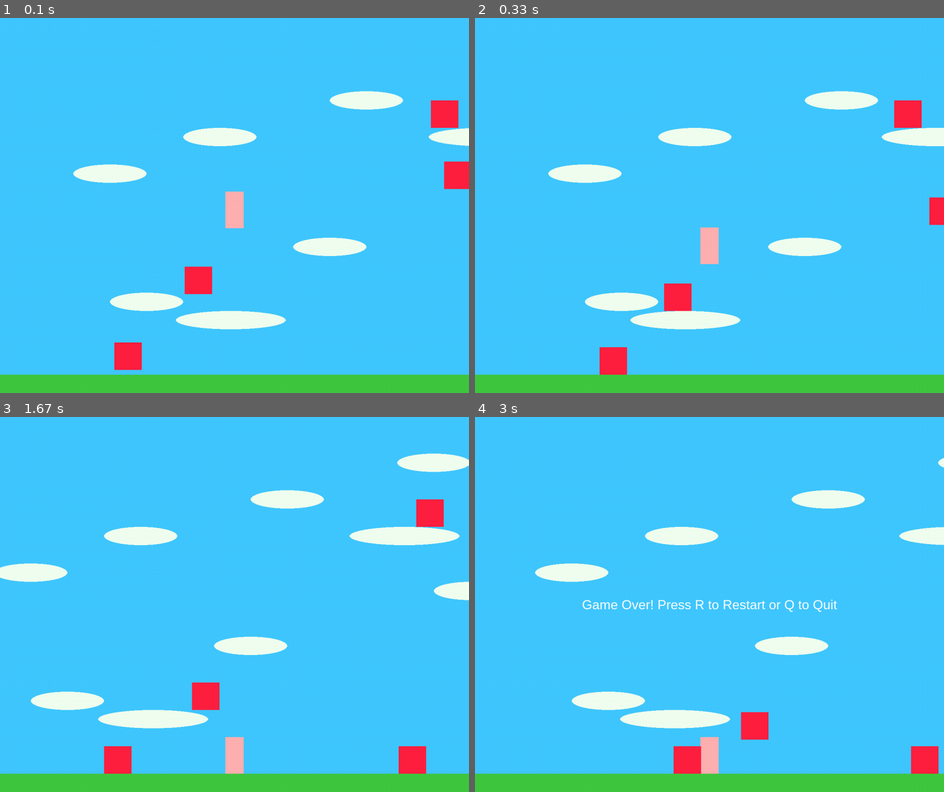
Above: before the commit, frames 1-4 (two rows, left to right).
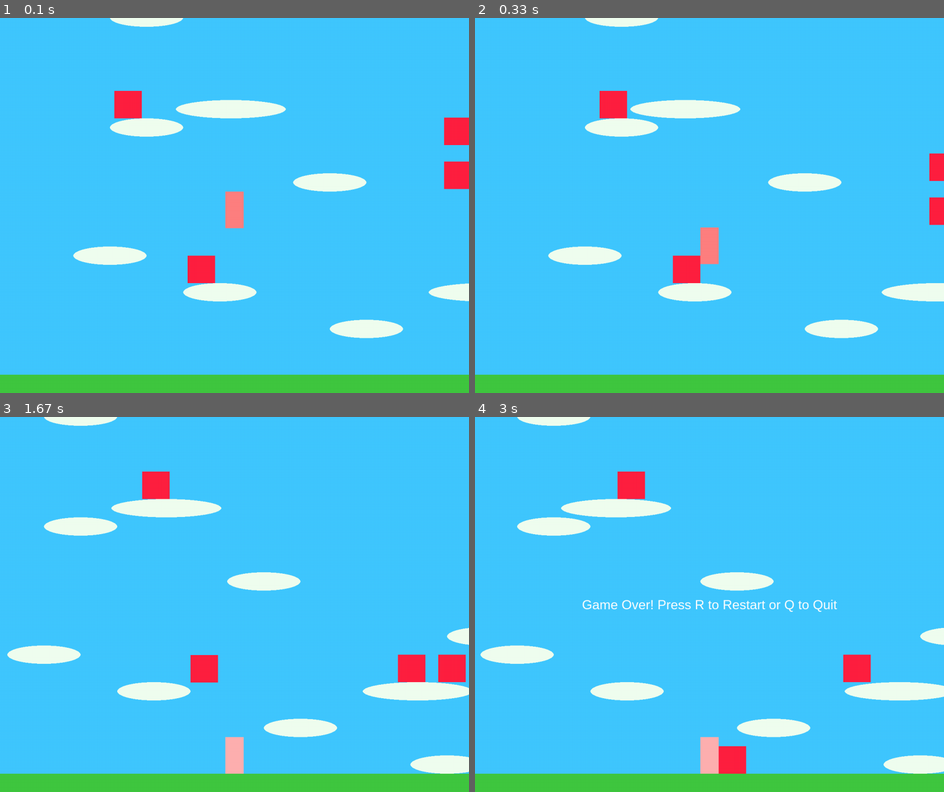
Above: after the commit, the same moments.

Repository: vilaca/pygame-test
Game: pygame game, started from super_mario.py
The game is run twice, just before and just after one commit, with the same random seed, the same clock (stepped at 60 frames per second) and the same inputs.
Inputs:
- Up to frame 1 (0.1 s): no input
- Up to frame 2 (0.33 s): no input
- Up to frame 3 (1.67 s): hold Right 0.33-0.8 s; hold Right 0.83-1.3 s; hold Left from 1.33 s (still down)
- Up to frame 4 (3 s): release Left at 1.87 s; hold Left 1.9-2.3 s; hold Right 2.33-2.97 s

The runs differ from the first frame. In frame 1, 11% of the frame differs, in the area x 15-100%, y 0-94%; in frame 2, 12%; in frame 3, 15%, in the area x 0-100%, y 0-96%; in frame 4, 12%.

Commit message:
fix coordinate system

Diff:
--- a/super_mario.py
+++ b/super_mario.py
@@ -69,17 +69,22 @@
         if keys[pygame.K_RIGHT]:
             self.rect.x += self.speed
 
-        self.vel_y += self.gravity
-        self.rect.y += self.vel_y
-
-        self.on_ground = False
+        if self.on_ground:
+            self.image.fill((255, 176, 176))
+        else:
+            self.image.fill((255, 128 , 128))
+
+        self.vel_y += -self.gravity
+        self.rect.y -= self.vel_y
+
+        #self.on_ground = False
         self.on_moving_platform = None
         self.check_platforms(platforms)
         self.check_foes(foes)
 
     def check_platforms(self, platforms):
         for platform in platforms:
-            if self.rect.colliderect(platform.rect) and self.vel_y > 0:
+            if self.rect.colliderect(platform.rect) and self.vel_y < 0:
                 self.rect.bottom = platform.rect.top
                 self.vel_y = 0
                 self.on_ground = True
@@ -89,7 +94,8 @@
     def check_foes(self, foes):
         foe_hit_list = pygame.sprite.spritecollide(self, foes, False)
         for foe in foe_hit_list:
-            if self.vel_y > 0 and self.rect.bottom <= foe.rect.top + self.vel_y:
+            #if self.vel_y > 0 and self.rect.bottom <= foe.rect.top + self.vel_y:
+            if self.rect.bottom <= foe.rect.top - self.vel_y:
                 self.vel_y = -self.jump_speed
                 foe.kill()
                 self.on_ground = False
@@ -99,20 +105,20 @@
 
     def jump(self):
         if self.on_ground:
-            self.vel_y = -self.jump_speed
+            self.vel_y = self.jump_speed
             self.on_ground = False
 
 class Platform(pygame.sprite.Sprite):
     def __init__(self, x, y, width, height, color=WHITE, rounded=False):
         super().__init__()
         self.image = pygame.Surface((width, height), pygame.SRCALPHA)
-        self.image.fill((0, 0, 0, 0))
+        #self.image.fill((0, 0, 0, 0))
         if rounded:
             pygame.draw.ellipse(self.image, color, self.image.get_rect())
         else:
             self.image.fill(color)
         self.rect = self.image.get_rect()
-        self.rect.topleft = (x, y)
+        self.rect.topleft = (x, SCREEN_HEIGHT -y)
 
 class MovingPlatform(Platform):
     def __init__(self, x, y, width, height, boundary_left, boundary_right, speed):
@@ -150,13 +156,13 @@
         if self.rect.x < self.min_x or self.rect.x > self.max_x:
             self.direction *= -1
 
-        self.vel_y += self.gravity
-        self.rect.y += self.vel_y
+        self.vel_y += -self.gravity
+        self.rect.y -= self.vel_y
 
         self.on_ground = False
         self.on_moving_platform = None
         for platform in platforms:
-            if self.rect.colliderect(platform.rect) and self.vel_y > 0:
+            if self.rect.colliderect(platform.rect):# and self.vel_y > 0:
                 self.rect.bottom = platform.rect.top
                 self.vel_y = 0
                 self.on_ground = True
@@ -177,8 +183,9 @@
         y = -target.rect.centery + int(SCREEN_HEIGHT / 2)
         x = min(0, x)
         x = max(-(self.width - SCREEN_WIDTH), x)
-        y = max(-(self.height - SCREEN_HEIGHT), y)
-        self.camera = pygame.Rect(x, y/3, self.width, self.height)
+        #y = max(-(self.height - SCREEN_HEIGHT), y)
+        y = max(0, y)
+        self.camera = pygame.Rect(x, y, self.width, self.height)
 
 def main():
     player = Player()
@@ -188,13 +195,18 @@
     all_sprites = pygame.sprite.Group(player)
 
     # Ground platform
-    ground = Platform(0, SCREEN_HEIGHT - 50, GAME_WIDTH, 50, GREEN)
+    ground = Platform(0, 50, GAME_WIDTH, 50, GREEN)
     platforms.add(ground)
     all_sprites.add(ground)
 
     # Static platforms
     static_platforms = [
-        (300, 750, 200, 50), (800, 600, 200, 50), (1400, 450, 200, 50),
+        (300, 750, 200, 50),
+        (300, 1050, 200, 50),
+        (300, 1350, 200, 50),
+        (300, 1650, 200, 50),
+
+        (800, 600, 200, 50), (1400, 450, 200, 50),
         (1800, 700, 200, 50), (2200, 500, 200, 50), (2600, 350, 200, 50),
         (3000, 600, 200, 50), (3400, 750, 200, 50), (3800, 500, 200, 50),
         (4200, 650, 200, 50), (4600, 300, 200, 50), (5000, 550, 200, 50),
@@ -225,7 +237,7 @@
 
     # Foes with specific movement ranges
     foe_positions = [
-        (300, SCREEN_HEIGHT - 150, 200, 600), (1600, 250, 1500, 1700),
+        (300, 250, 200, 600), (1600, 250, 1500, 1700),
         (2600, 450, 2500, 2700), (1200, 380, 1100, 1300), (4500, 500, 4400, 4600),
         (5500, 300, 5400, 5600), (500, 760, 400, 800), (1200, 260, 1100, 1500)
     ]
